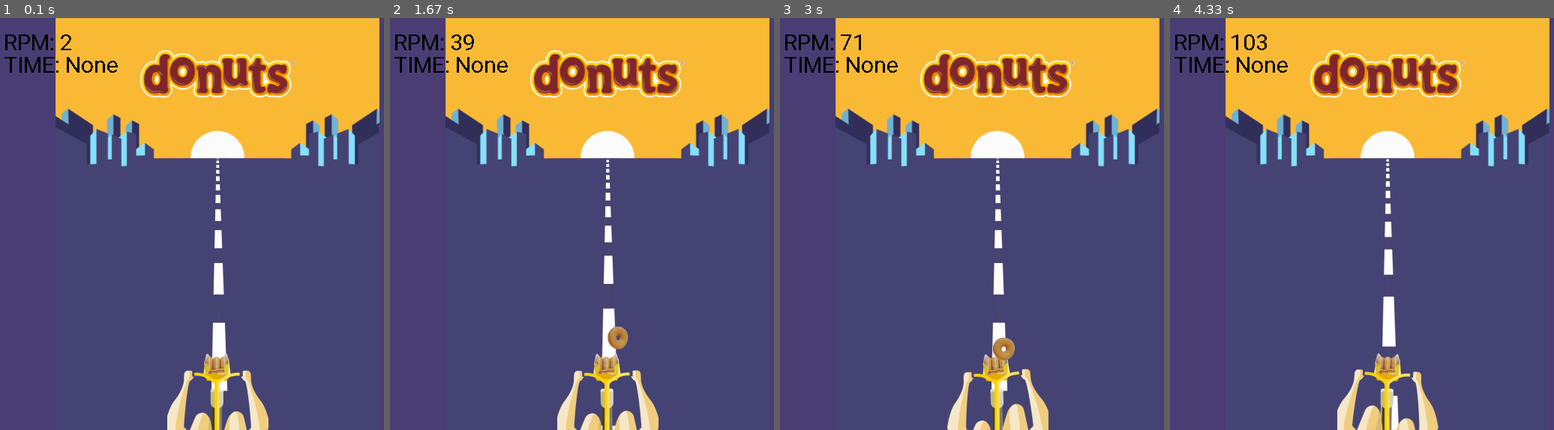
Above: before the commit, frames 1-4 (left to right).
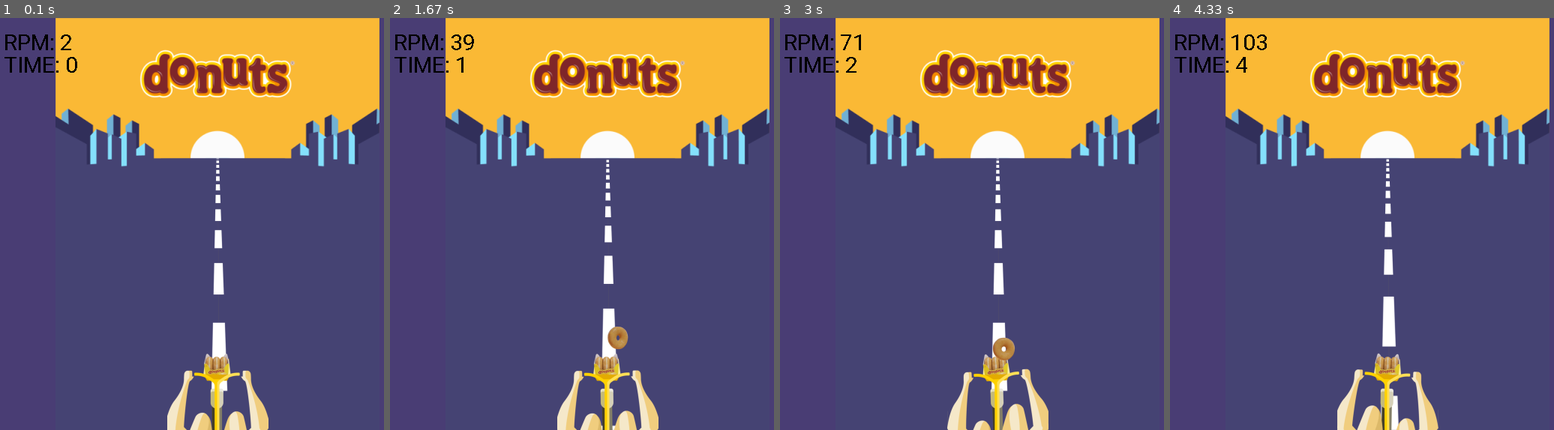
Above: after the commit, the same moments.

Repository: ibandominguez/pygame
Game: pygame game, started from game.py
Same seed, same stepped clock (60 frames per second), same inputs: the game is played once before the commit and once after it.
Inputs:
- Up to frame 1 (0.1 s): no input
- Up to frame 2 (1.67 s): no input
- Up to frame 3 (3 s): no input
- Up to frame 4 (4.33 s): no input

The runs differ from the first frame. In frame 1, 0.2% of the frame differs, in the area x 17-31%, y 9-14%; in frame 2, 0.2%; in frame 3, 0.2%; in frame 4, 0.2%.

Commit message:
game controller

Diff:
--- a/controller.py
+++ b/controller.py
@@ -13,9 +13,12 @@
         if self.started_at == None:
             self.started_at = time.time()
 
+    def end(self):
+        self.started_at = None
+
     def get_time(self):
         if self.started_at != None:
-            return int(time.time() - controller.started_at)
+            return int(time.time() - self.started_at)
         return None
 
     def is_playing(self):
@@ -26,3 +29,6 @@
 
     def is_standing_by(self):
         return self.started_at == None
+
+    def is_finished(self):
+        return self.get_time() > (self.GAME_DURATION + self.GAME_RESUMING)
--- a/game.py
+++ b/game.py
@@ -42,12 +42,14 @@
     """
     Game Logic, based on timing and playing
     """
-    if game_controller.is_standing_by():
-        pass
+    if game_controller.is_standing_by() and int(rpm) > 0:
+        game_controller.start()
     elif game_controller.is_playing():
         pass
     elif game_controller.is_resuming():
         pass
+    elif game_controller.is_finished():
+        game_controller.end()
 
     for event in pygame.event.get():
         if event.type == pygame.QUIT:
